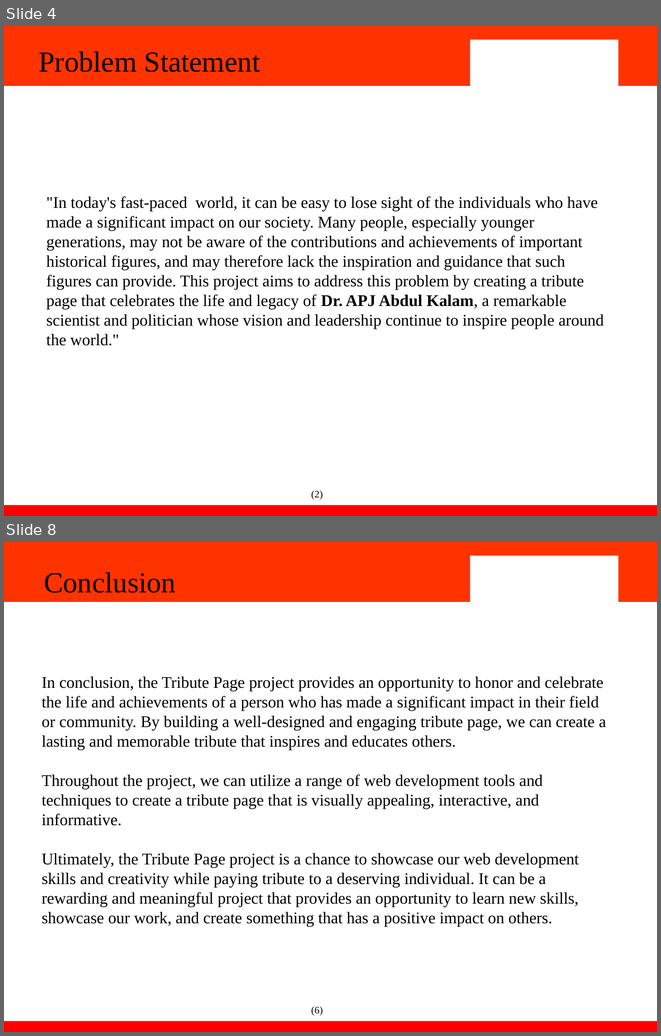
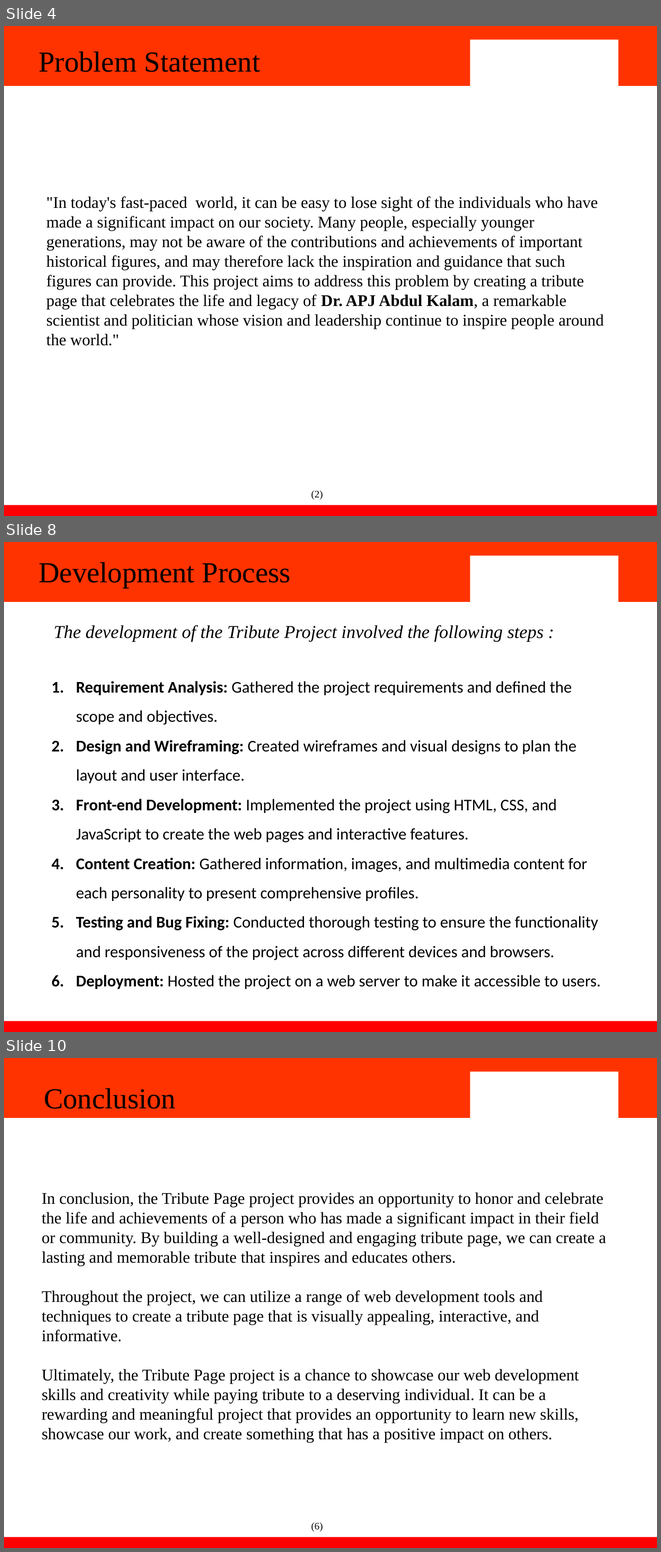
Before and after one commit to Ishaan1106/tribute-page, a slide deck: Fee presentation.pptx. Shown one above the other, each under a label of ours: slides 4 and 8 before the commit, slides 4, 8 and 10 after it; the slides between them are not shown. The pictures are 661x1036 and 661x1552 pixels, drawn with LibreOffice and Linux fonts; fonts in the diff are those of the drawing; background and template pictures are left out. Boxes give left, top, right and bottom in pixels: in the first picture for what was removed or moved away, otherwise in the second. Text is boxed around its words. In the diff, an @@ line names an element or a change of style, - is before the commit and + after.

```diff
--- a/Fee presentation.pptx
+++ b/Fee presentation.pptx
@@ slide 8 added at bbox=[4, 542, 657, 1032], background #FFFFFF; not listed: 4 template elements that a slide beside it also shows @@
@@ text added at bbox=[38, 562, 291, 588], 32 pt, text #000000 @@
+Development Process
@@ text added at bbox=[54, 625, 544, 642], 20 pt, text #000000, italic @@
+The development of the Tribute Project involved the following steps :
@@ text added at bbox=[76, 681, 601, 989], 18 pt, text #000000 @@
+1. Requirement Analysis: Gathered the project requirements and defined the scope and objectives.
+2. Design and Wireframing: Created wireframes and visual designs to plan the layout and user interface.
+3. Front-end Development: Implemented the project using HTML, CSS, and JavaScript to create the web pages and interactive features.
+4. Content Creation: Gathered information, images, and multimedia content for each personality to present comprehensive profiles.
+5. Testing and Bug Fixing: Conducted thorough testing to ensure the functionality and responsiveness of the project across different devices and browsers.
+6. Deployment: Hosted the project on a web server to make it accessible to users.
@@ what was slide 8 is now slide 10 @@
```
Also in this commit, not shown: 4 slides changed, 1 other slide added, 2 other files.
